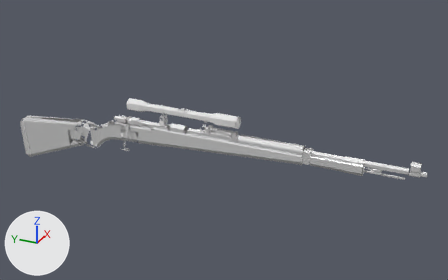
One commit to the glTF model prototype/models/guns/WWII_Recon_A.glb: the scene before it, then after it.
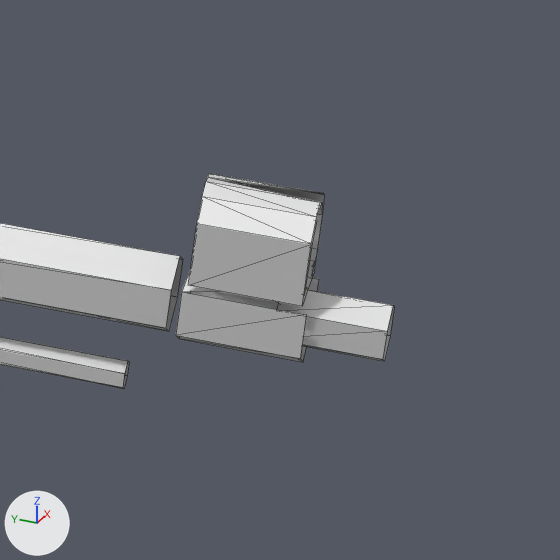
The first picture shows the older version from a 50 mm lens placed at (-1.614, -1.118, 0.872), pointed at (0.046, -0.371, 0.043). The close-ups show the older and then the newer version on the part from 88% to 99% of the width and 52% to 69% of the height of that picture. Only the edits that show in the close-ups are written down. The lights are fixed; the arrows at lower left show +X, +Y and +Z. The close-ups show mesh edges as thin lines. Where no turn or scale is listed for an object, it has been applied to the vertices. Vertices at exactly the same position are counted once.

The first close-up shows 'WWII_Recon_A_Barrel'.
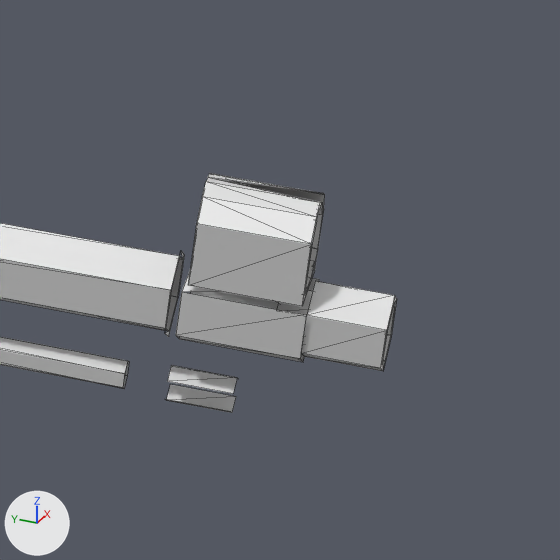
Changed parts and their boxes (x1, y1, x2, y2) in the close-ups (560 x 560 px):
'WWII_Recon_A_Barrel', reshaped
    before: (0, 173, 395, 388)
    after: (0, 173, 397, 413)
part 1 of me_mesh_1, added
    after: (165, 247, 397, 413)

Edits to the bpy script that builds the scene:
```text
Change me_mesh_1:
    used by ob_wwii_recon_a_barrel; location = (0.0, -0.665, 0.0735)
    remove me_mesh_1.from_pydata(...)  # 217 vertices, 192 faces; spans x -0.015..0.015, y -0.34..0.565, z -0.027..0.031
    add me_mesh_1.from_pydata(...)  # 294 vertices, 323 faces; spans x -0.015..0.015, y -0.34..0.565, z -0.028..0.031
    me_mesh_1 part 1: 46 vertices added at x -0.01..0.011, y -0.34..-0.167, z -0.028..0.022
    other edits to the shape of me_mesh_1 do not show in these pictures
```
